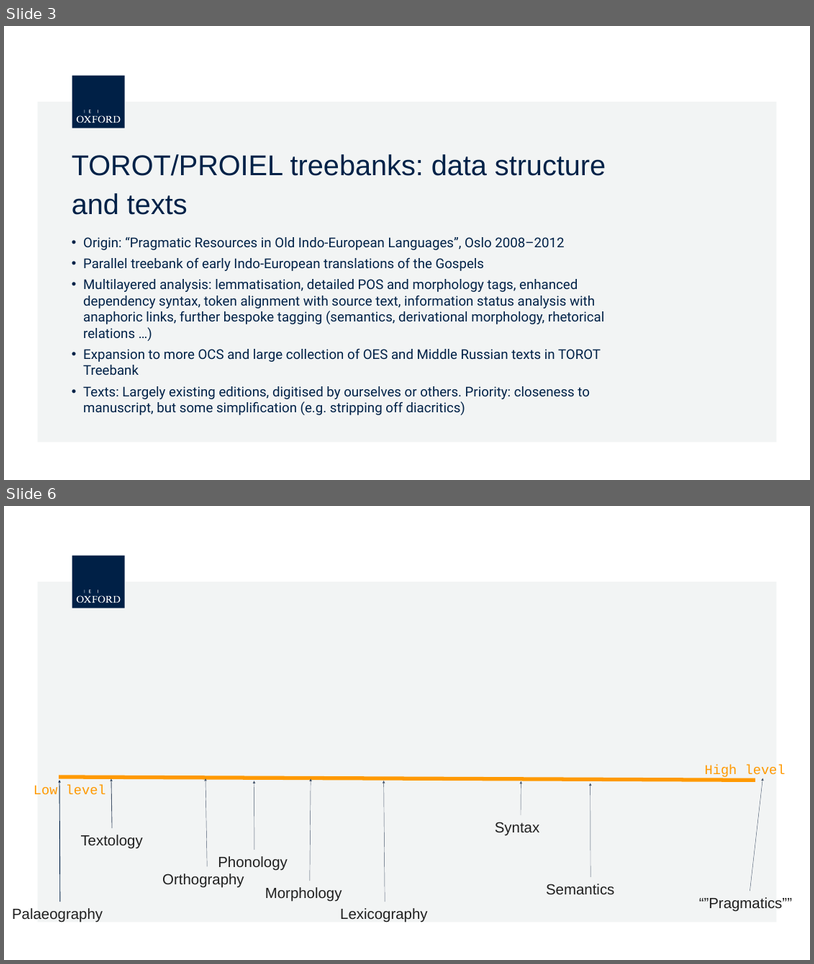
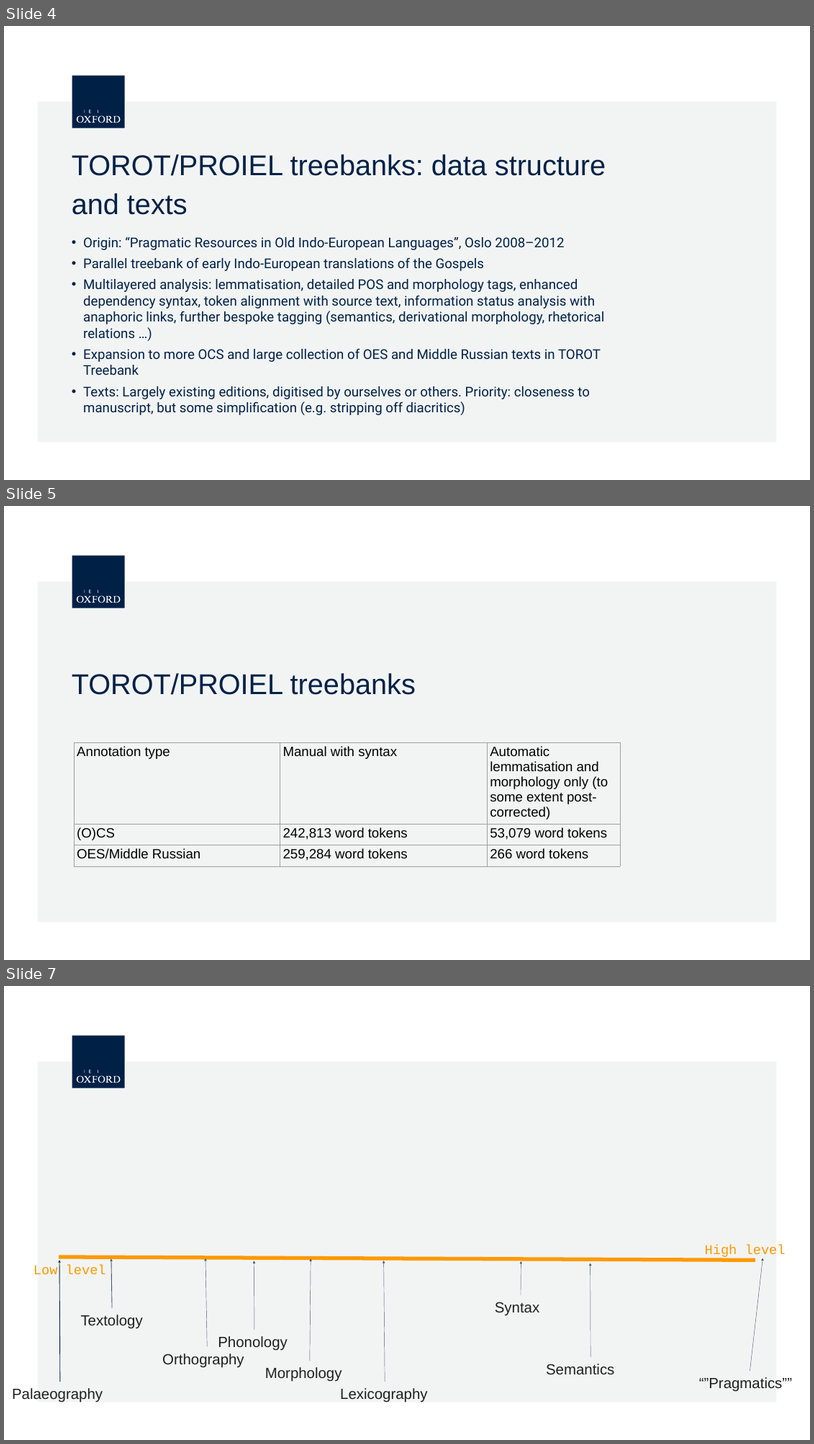
Before and after one commit to 12401453/torot_2023, a slide deck: presentation/Paris/computerised_phon_morph.pptx.odp. Shown one above the other, each under a label of ours: slides 3 and 6 before the commit, slides 4, 5 and 7 after it; the slides between them are not shown. The pictures are 814x964 and 814x1444 pixels, drawn with LibreOffice and Linux fonts; fonts in the diff are those of the drawing; background and template pictures are left out. Boxes give left, top, right and bottom in pixels: in the first picture for what was removed or moved away, otherwise in the second. Text is boxed around its words. In the diff, an @@ line names an element or a change of style, - is before the commit and + after.

```diff
--- a/presentation/Paris/computerised_phon_morph.pptx.odp
+++ b/presentation/Paris/computerised_phon_morph.pptx.odp
@@ slide 5 added at box(4, 506, 810, 960), background #FFFFFF; not listed: 7 template elements that a slide beside it also shows @@
@@ title added at box(72, 673, 416, 695), 68 pt, text #002147 @@
+TOROT/PROIEL treebanks
@@ table added at box(74, 742, 620, 866), 3 rows, 3 columns @@
+Annotation type | Manual with syntax | Automatic lemmatisation and morphology only (to some extent post-corrected)
+(O)CS | 242,813 word tokens | 53,079 word tokens
+OES/Middle Russian | 259,284 word tokens | 266 word tokens
@@ what was slide 3 is now slide 4 @@
@@ what was slide 6 is now slide 7 @@
```
Also in this commit, not shown: 25 other slides added, 11 slides removed, 7 other files.
